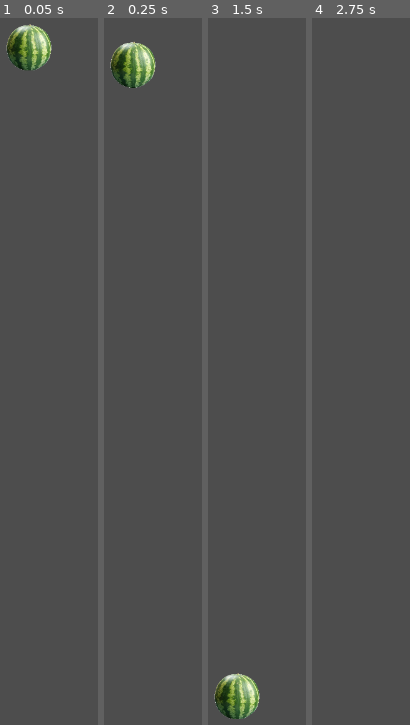
Above: before the commit, frames 1-4 (left to right).
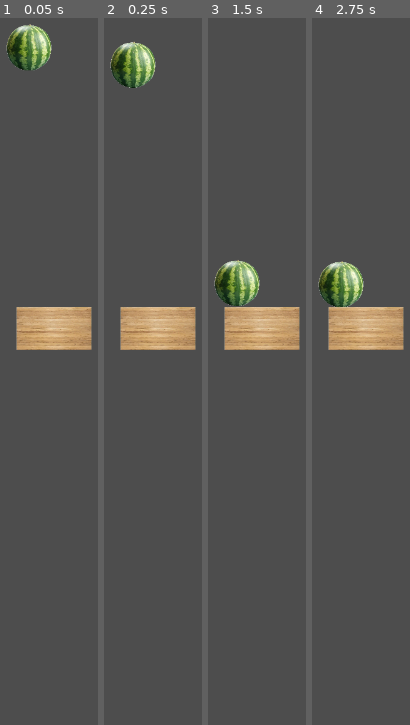
Above: after the commit, the same moments.

Repository: codemonsters/macaronigate
Game: Godot game, scene res://minigames/happyhippo/main.tscn
Same seed, same stepped clock (60 frames per second), same inputs: the game is played once before the commit and once after it. This scene is started directly instead of the project's main scene.
Inputs (mouse positions are in pixels of both pictures, inside the frame that each line leads up to):
- Up to frame 1 (0.05 s): no input
- Up to frame 2 (0.25 s): no input
- Up to frame 3 (1.5 s): move the mouse to (outside the picture) at 0.52 s; hold Right (ui_right) 0.53-1.28 s; click (outside the picture) at 0.67 s; move the mouse to (outside the picture) at 1.27 s; hold Down (ui_down) from 1.28 s (still down)
- Up to frame 4 (2.75 s): tap Enter at 2 s; move the mouse to (386, 237) at 2.02 s; release Down (ui_down) at 2.03 s; hold Right (ui_right) from 2.03 s (still down)

The runs differ from the first frame. In frame 1, 4.7% of the frame differs, in the area x 16-94%, y 40-47%; in frame 2, 4.7%; in frame 3, 9.4%, in the area x 6-94%, y 34-100%; in frame 4, 7.1%.

Commit message:
Añadidas plataformas en happyhippo

Diff:
--- /dev/null
+++ b/src/minigames/happyhippo/madera.tscn
@@ -0,0 +1,21 @@
+[gd_scene load_steps=4 format=3 uid="uid://bljusdppoko6h"]
+
+[ext_resource type="Texture2D" uid="uid://dsmvey3cidscp" path="res://minigames/happyhippo/plank.png" id="1_3txfj"]
+
+[sub_resource type="PhysicsMaterial" id="PhysicsMaterial_kujcc"]
+bounce = 0.1
+
+[sub_resource type="RectangleShape2D" id="RectangleShape2D_qxf55"]
+size = Vector2(119, 68)
+
+[node name="madera" type="Node2D"]
+
+[node name="StaticBody2D" type="StaticBody2D" parent="."]
+physics_material_override = SubResource("PhysicsMaterial_kujcc")
+
+[node name="Sprite2D" type="Sprite2D" parent="StaticBody2D"]
+scale = Vector2(0.1, 0.1)
+texture = ExtResource("1_3txfj")
+
+[node name="CollisionShape2D" type="CollisionShape2D" parent="StaticBody2D"]
+shape = SubResource("RectangleShape2D_qxf55")
--- /dev/null
+++ b/src/minigames/happyhippo/main.gd
@@ -0,0 +1,11 @@
+extends Node2D
+#Sonido hipopótamo: Mummy Zombie - Mike Koenig en soundbible.com/1059-Mummy-Zombie.html
+
+# Called when the node enters the scene tree for the first time.
+func _ready():
+	pass # Replace with function body.
+
+
+# Called every frame. 'delta' is the elapsed time since the previous frame.
+func _process(delta):
+	pass
--- a/src/minigames/happyhippo/main.tscn
+++ b/src/minigames/happyhippo/main.tscn
@@ -1,8 +1,14 @@
-[gd_scene load_steps=2 format=3 uid="uid://dipwvh3mnxwrp"]
+[gd_scene load_steps=4 format=3 uid="uid://dipwvh3mnxwrp"]
 
+[ext_resource type="Script" path="res://minigames/happyhippo/main.gd" id="1_mca63"]
 [ext_resource type="PackedScene" uid="uid://bvpnrwu51kssf" path="res://minigames/happyhippo/watermelon.tscn" id="1_wyqtf"]
+[ext_resource type="PackedScene" uid="uid://bljusdppoko6h" path="res://minigames/happyhippo/madera.tscn" id="3_q75wp"]
 
 [node name="main" type="Node2D"]
+script = ExtResource("1_mca63")
 
 [node name="watermelon" parent="." instance=ExtResource("1_wyqtf")]
 position = Vector2(360, 50)
+
+[node name="madera" parent="." instance=ExtResource("3_q75wp")]
+position = Vector2(400, 500)
--- /dev/null
+++ b/src/minigames/happyhippo/watermelon.gd
@@ -0,0 +1,11 @@
+extends Node2D
+
+
+# Called when the node enters the scene tree for the first time.
+func _ready():
+	pass
+
+
+# Called every frame. 'delta' is the elapsed time since the previous frame.
+func _process(delta):
+	pass
--- a/src/minigames/happyhippo/watermelon.tscn
+++ b/src/minigames/happyhippo/watermelon.tscn
@@ -1,18 +1,20 @@
-[gd_scene load_steps=4 format=3 uid="uid://bvpnrwu51kssf"]
+[gd_scene load_steps=5 format=3 uid="uid://bvpnrwu51kssf"]
 
+[ext_resource type="Script" path="res://minigames/happyhippo/watermelon.gd" id="1_tnkn8"]
 [ext_resource type="Texture2D" uid="uid://d3iy22ovvttfm" path="res://minigames/happyhippo/watermelon.png" id="1_vwwm7"]
 
-[sub_resource type="PhysicsMaterial" id="PhysicsMaterial_8s2lm"]
-bounce = 0.04
+[sub_resource type="PhysicsMaterial" id="PhysicsMaterial_bccc3"]
+bounce = 0.2
 
 [sub_resource type="CircleShape2D" id="CircleShape2D_vjtlj"]
 radius = 36.5
 
 [node name="watermelon" type="Node2D"]
+script = ExtResource("1_tnkn8")
 
 [node name="RigidBody2D" type="RigidBody2D" parent="."]
 mass = 3.5
-physics_material_override = SubResource("PhysicsMaterial_8s2lm")
+physics_material_override = SubResource("PhysicsMaterial_bccc3")
 
 [node name="Sprite2D" type="Sprite2D" parent="RigidBody2D"]
 scale = Vector2(0.3, 0.3)
